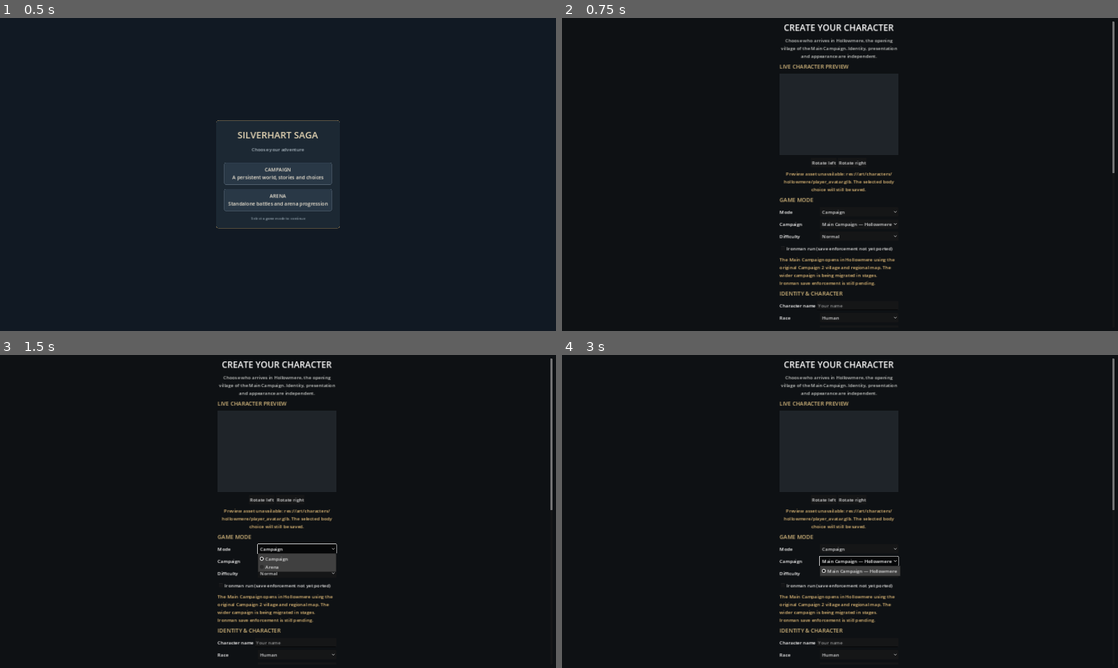
Above: before the commit, frames 1-4 (two rows, left to right).
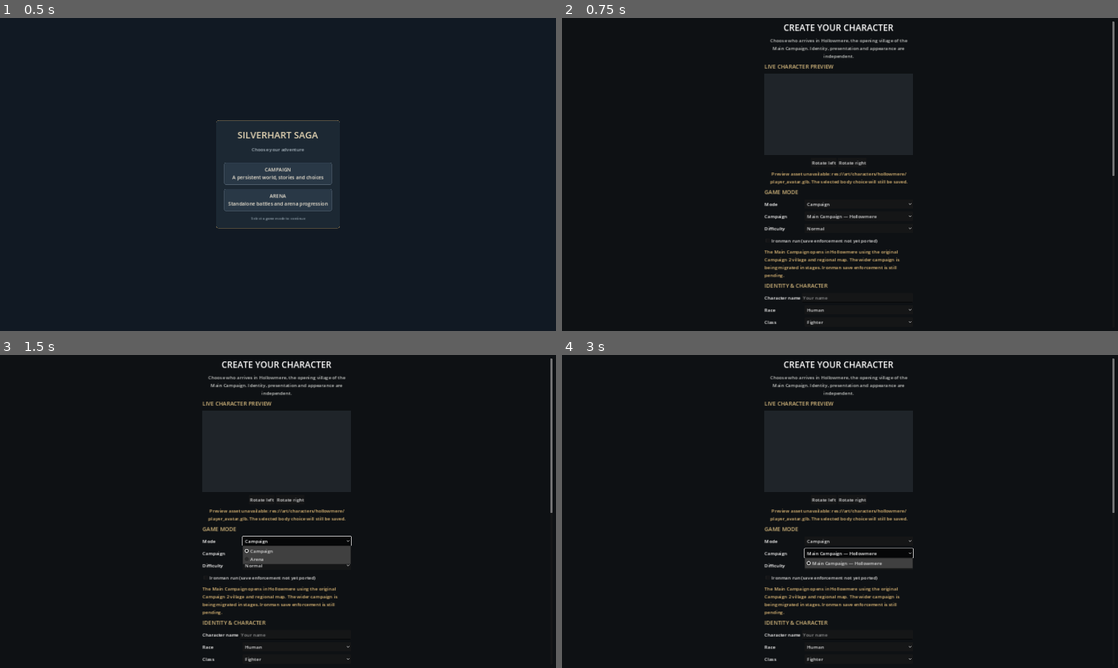
Above: after the commit, the same moments.

Repository: ScottENOC/Silverhart-Saga-3D
Game: Godot game, scene res://scenes/main_menu.tscn
Two runs of this game, one before a commit and one after it. Both use one fixed random seed, a clock stepped at 60 frames per second and the inputs below.
Inputs:
- Up to frame 1 (0.5 s): no input
- Up to frame 2 (0.75 s): click "CAMPAIGN A persistent world, …" at 0.5 s
- Up to frame 3 (1.5 s): click "Campaign" at 1.25 s
- Up to frame 4 (3 s): click "Campaign" at 2 s; click "Main Campaign — Hollowmere" at 2.75 s

Frame 1 is identical in both runs. In frame 2, 3.4% of the frame differs, in the area x 36-100%, y 2-98%; in frame 3, 4.3%; in frame 4, 4.2%.

Commit message:
Add development inventory toggle to campaign character creator

Diff:
--- a/scripts/ui/player_character_creator.gd
+++ b/scripts/ui/player_character_creator.gd
@@ -46,6 +46,7 @@
 var preview_status: Label
 var preview_actor: AraCharacterActor
 var preview_variant_loaded: String = ""
+var all_items_check: CheckBox
 
 func _ready() -> void:
     layer = 100
@@ -225,6 +226,11 @@
     note.add_theme_color_override("font_color", Color(0.9, 0.75, 0.48))
     panel.add_child(note)
 
+    all_items_check = CheckBox.new()
+    all_items_check.text = "Development inventory: start with one of every catalogue item"
+    all_items_check.button_pressed = true
+    panel.add_child(all_items_check)
+
     start_button = Button.new()
     start_button.text = "BEGIN MAIN CAMPAIGN"
     start_button.custom_minimum_size = Vector2(0, 52)
@@ -285,6 +291,7 @@
     ironman_check.button_pressed = bool(data.get("ironman_mode", false))
     _select_metadata(campaign_select, str(data.get("campaign_id", "2")))
     arena_rewards_check.button_pressed = bool(data.get("arena_roguelike_rewards", true))
+    all_items_check.button_pressed = bool(data.get("grant_all_catalogue_items", true))
     _select_text(body_variant_select, "Male" if str(data.get("body_variant", "female")) == "male" else "Female")
     _select_text(presentation_select, str(data.get("gender_presentation", "Masculine")))
     _select_text(pronoun_select, str(data.get("pronoun_preset", "They / them")))
@@ -400,7 +407,8 @@
         "hair_style": hair_style_select.get_item_text(hair_style_select.selected),
         "body_build": body_select.get_item_text(body_select.selected),
         "shirt": shirt_select.get_item_text(shirt_select.selected),
-        "legwear": trousers_select.get_item_text(trousers_select.selected)
+        "legwear": trousers_select.get_item_text(trousers_select.selected),
+        "grant_all_catalogue_items": all_items_check.button_pressed
     }
     var file := FileAccess.open(SAVE_PATH, FileAccess.WRITE)
     if file != null:
